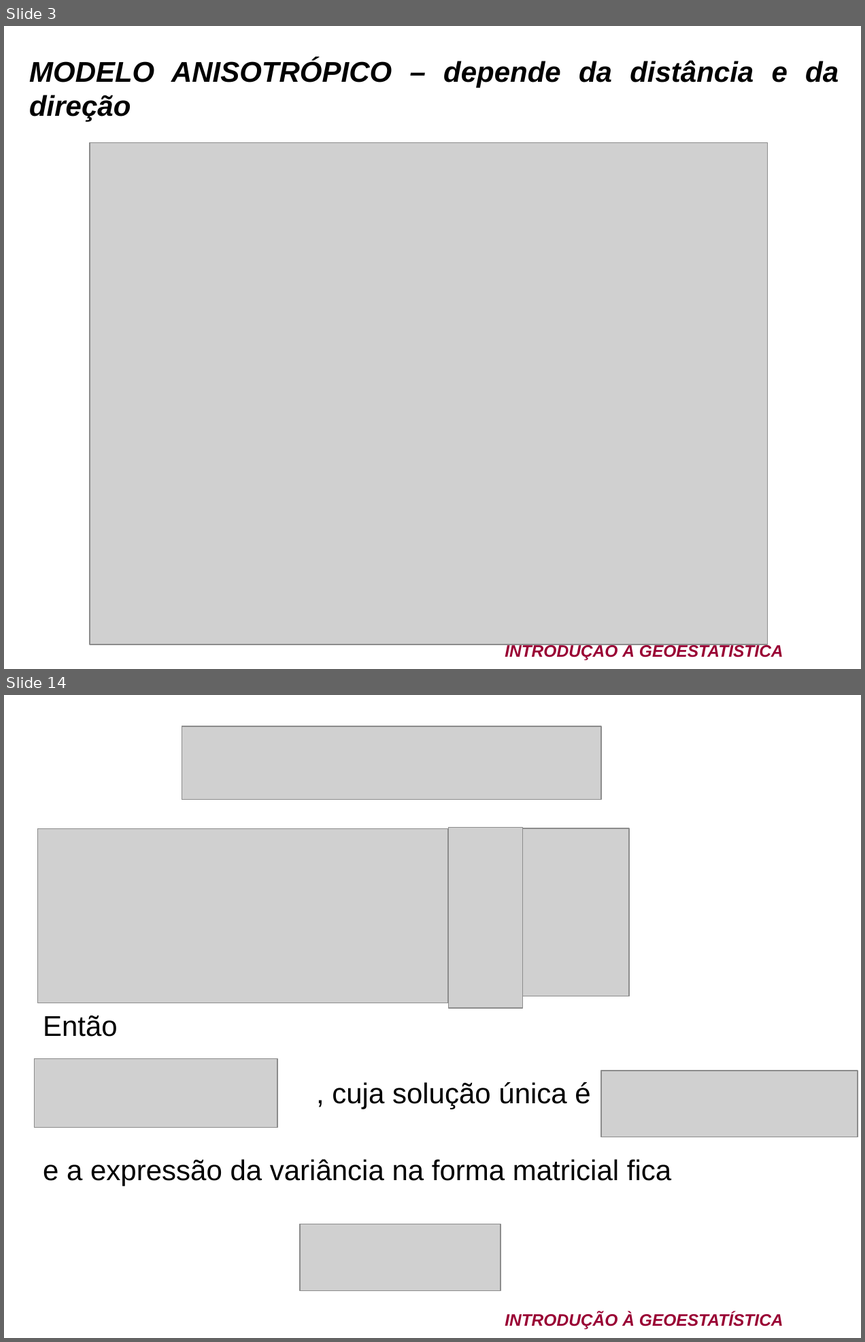
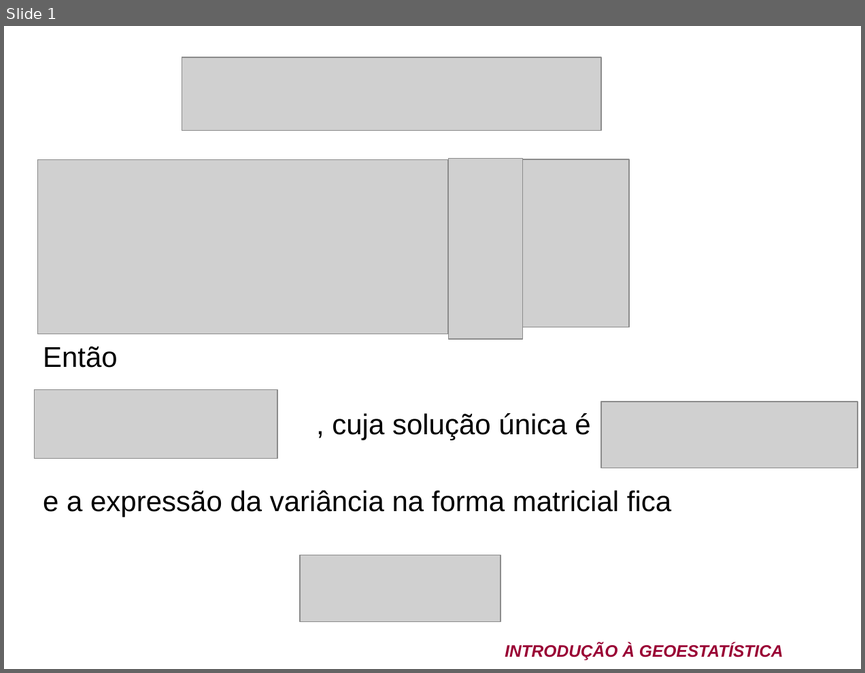
Before and after one commit to arpanosso/curso-gp-02-geoestatistica, a slide deck: pdf/Curso de geoestatistica CBCS 2024.ppt. Shown one above the other, each under a label of ours: slides 3 and 14 before the commit, slide 1 after it; the slides between them are not shown. The pictures are 865x1342 and 865x673 pixels, drawn with LibreOffice and Linux fonts; fonts in the diff are those of the drawing; grey boxes stand for pictures; background and template pictures are left out. Boxes give left, top, right and bottom in pixels: in the first picture for what was removed or moved away, otherwise in the second. Text is boxed around its words. In the diff, an @@ line names an element or a change of style, - is before the commit and + after.

```diff
--- a/pdf/Curso de geoestatistica CBCS 2024.ppt
+++ b/pdf/Curso de geoestatistica CBCS 2024.ppt
@@ slide 3 removed at [4,26,861,669], background picture (left out); not listed: 1 template element that a slide beside it also shows @@
@@ text removed at [29,59,838,122] @@
-MODELO ANISOTRÓPICO – depende da distância e da direção
@@ picture removed at [90,142,768,643] @@
@@ what was slide 14 is now slide 1 @@
```
Also in this commit, not shown: 12 other slides removed, 8 other files.
